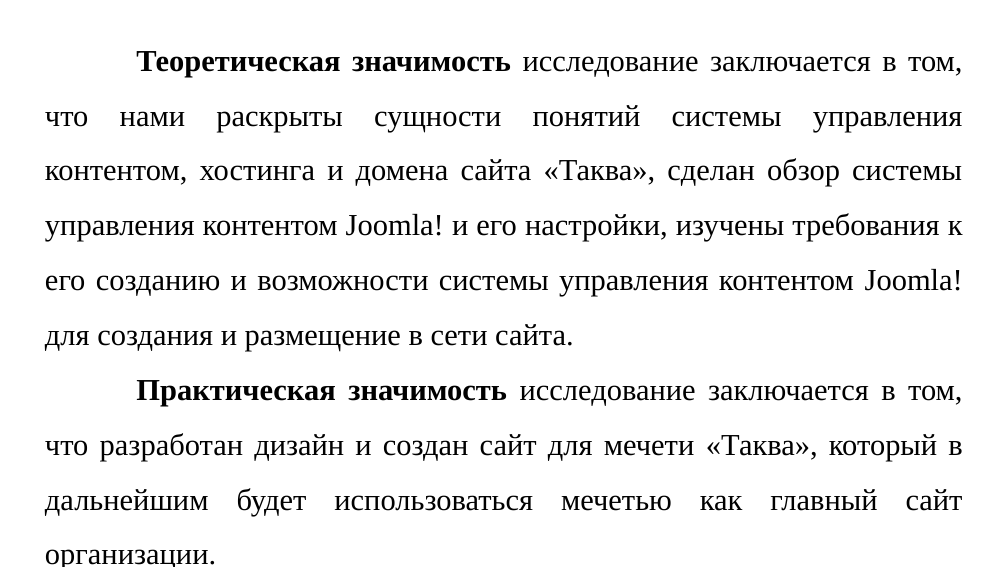
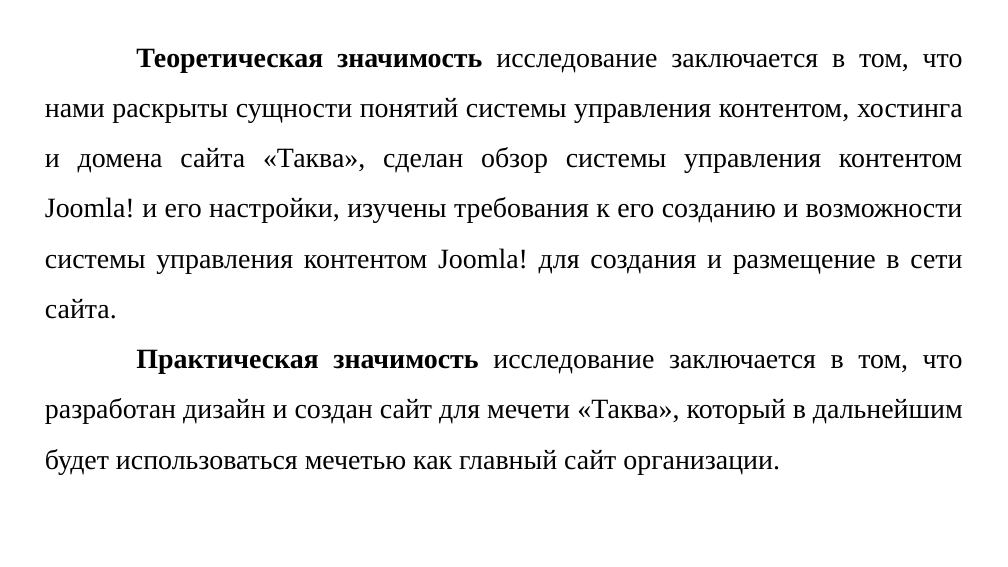
Before and after one commit to SibayMaktay/DocsFile_Sibay, a slide deck: slide 10 of НугумановМА_создание_сайта.pptx. Drawn at 1008x567 pixels with LibreOffice and Linux fonts; fonts in the diff are those of the drawing; background and template pictures are left out. Boxes give left, top, right and bottom in pixels: in the first picture for what was removed or moved away, otherwise in the second. Text is boxed around its words. In the diff, an @@ line names an element or a change of style, - is before the commit and + after.

```diff
--- a/НугумановМА_создание_сайта.pptx
+++ b/НугумановМА_создание_сайта.pptx
@@ text "Теоретическая значимость исследование заключается в ..." at <box>45,48,963,474</box>: size 24 to 22 pt @@
```
Also in this commit, not shown: 6 other slides changed, 1 slide added, 1 slide removed, 2 other files.
